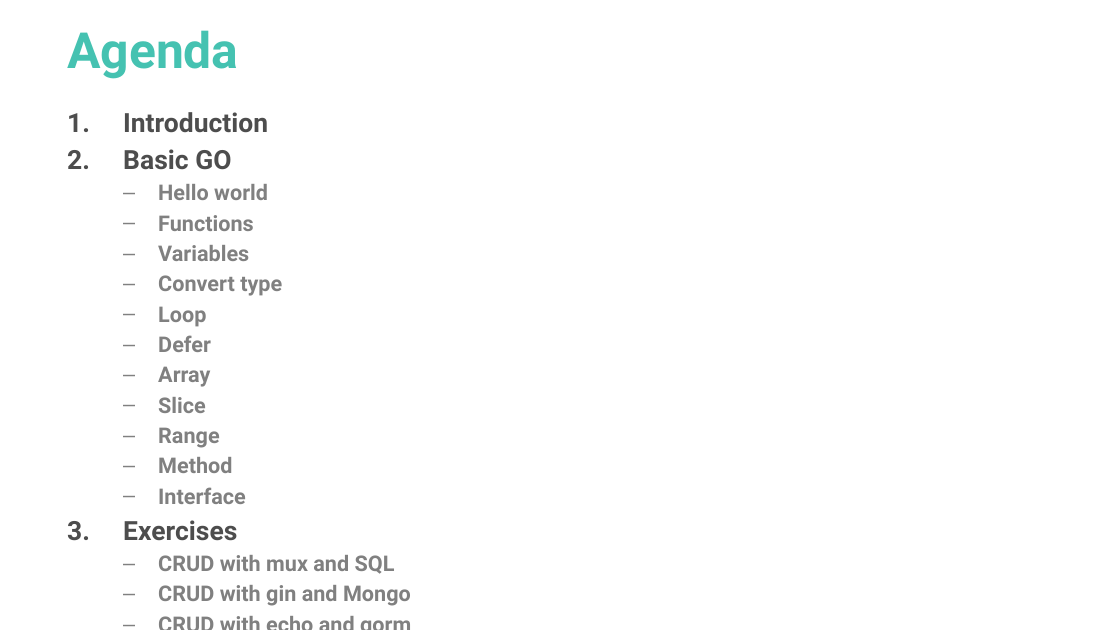
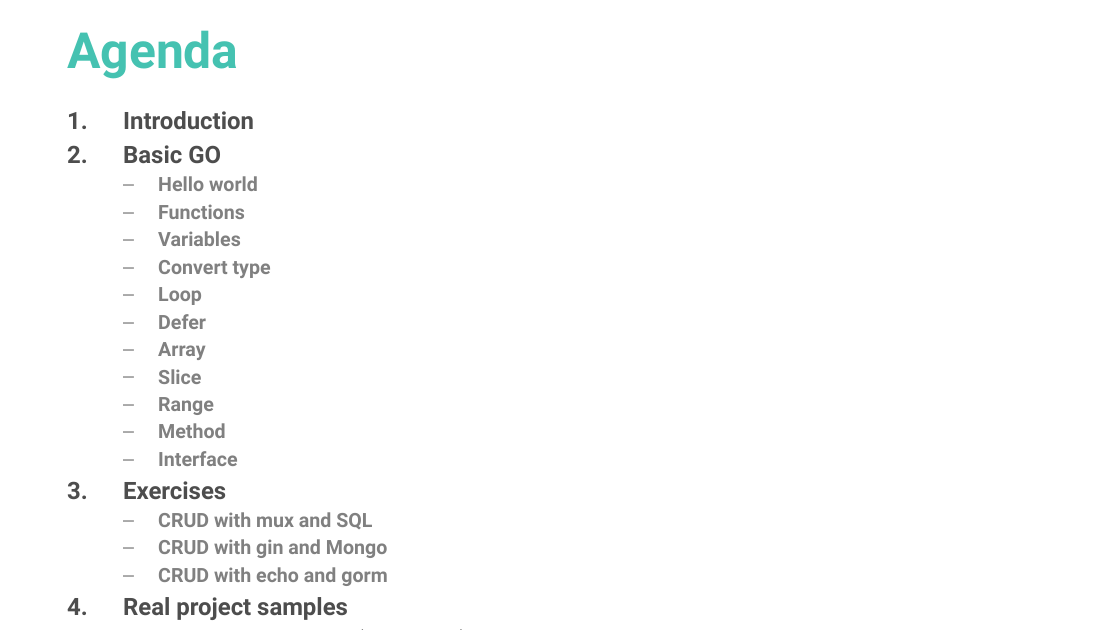
Before and after one commit to go-tutorials/overview, a slide deck: slide 2 of go-tutorial.pptx. Drawn at 1120x630 pixels with LibreOffice and Linux fonts; fonts in the diff are those of the drawing. Boxes give left, top, right and bottom in pixels: in the first picture for what was removed or moved away, otherwise in the second. Text is boxed around its words. In the diff, an @@ line names an element or a change of style, - is before the commit and + after.

```diff
--- a/go-tutorial.pptx
+++ b/go-tutorial.pptx
@@ text at [123,111,388,620]: paragraph added @@
+5. GO service generator (low code)
@@ text at [123,111,388,620]: size 17.1 to 15.4 pt in "Introduction", "Basic GO", "Exercises", "Real project samples"; size 13.9 to 12.6 pt in "Hello world", "Functions", "Variables", "Convert type" and 10 more places @@
```
Also in this commit, not shown: 1 other slide changed, 4 slides added, 2 other files.
